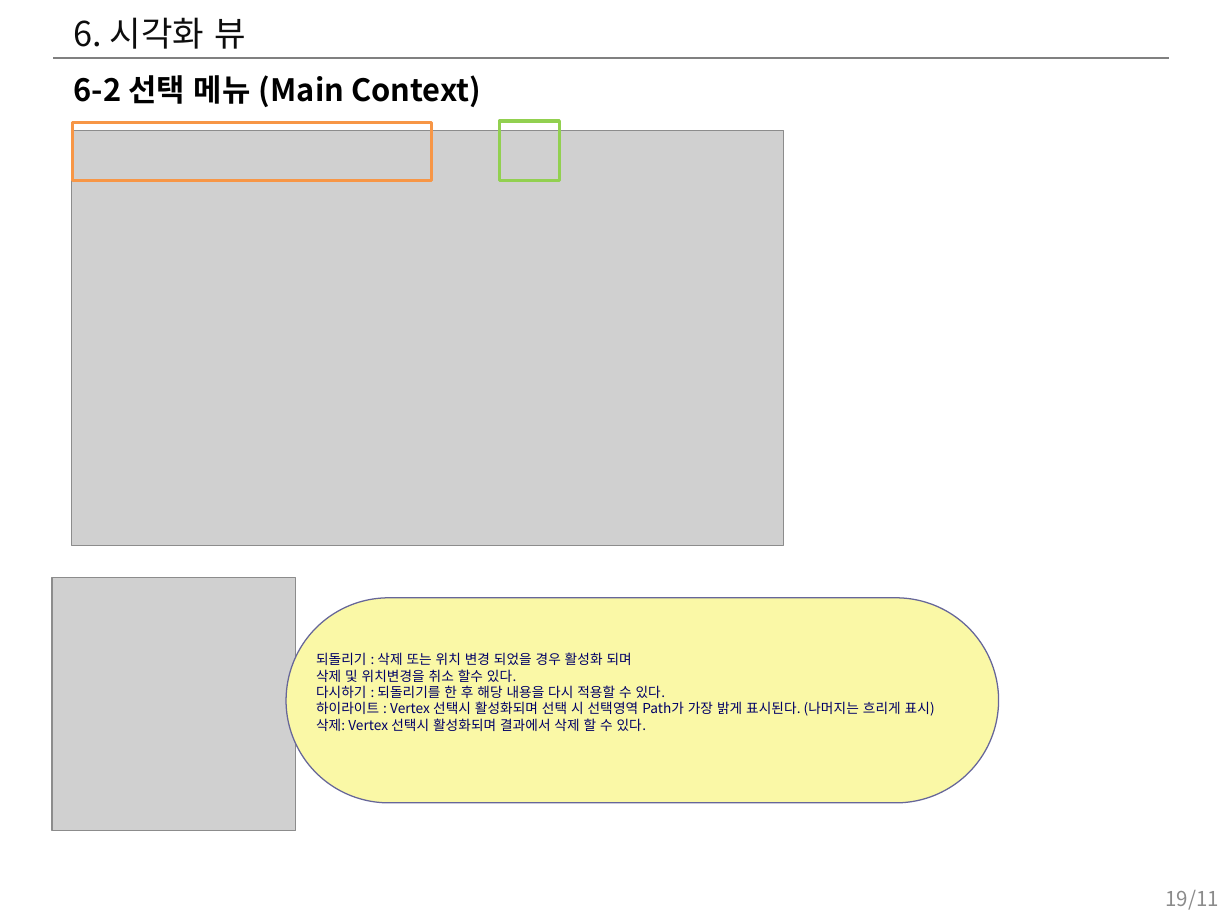
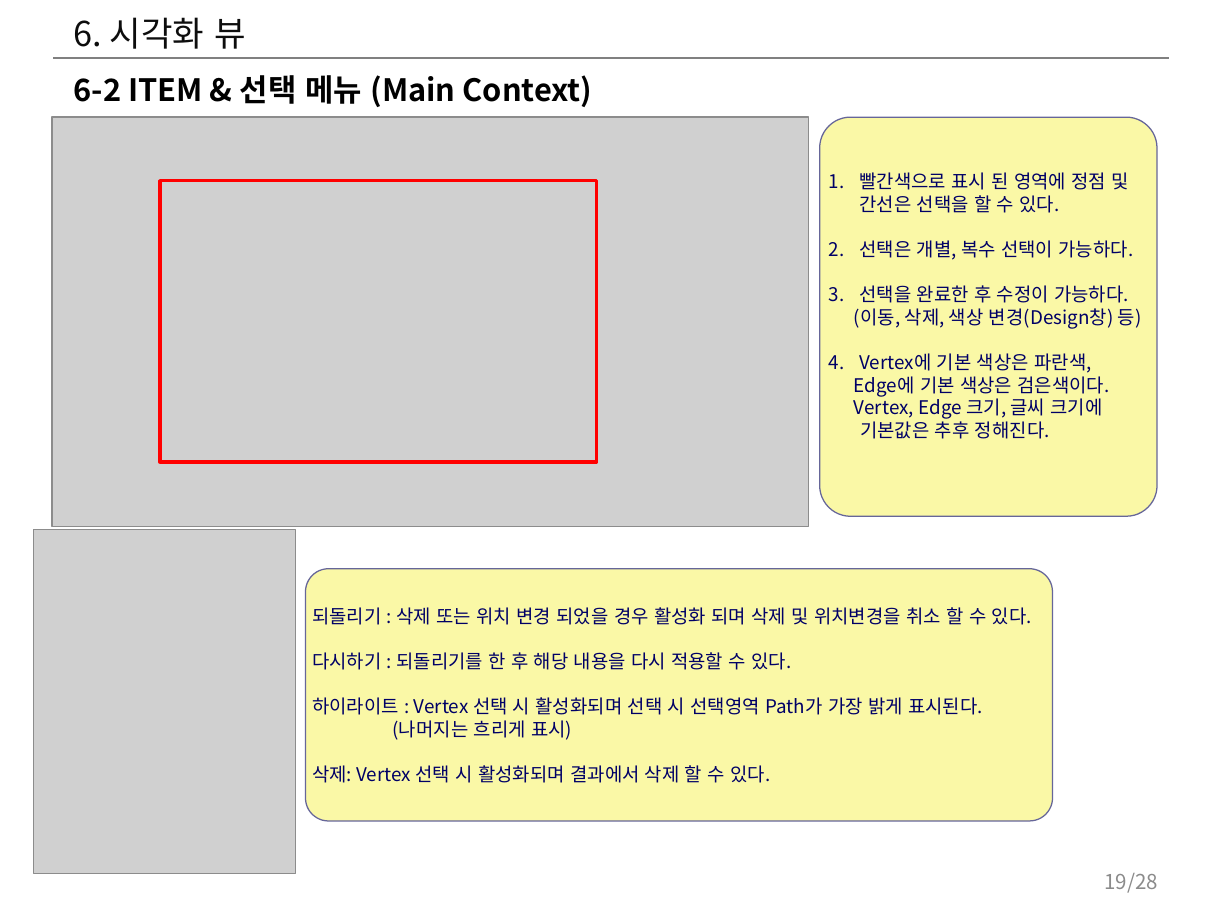
Before and after one commit to postech-dblab-iitp/visual-tool, a slide deck: slide 19 of ViT_docs/시각화도구_UI_UX_기획서.pptx. Drawn at 1232x924 pixels with LibreOffice and Linux fonts; fonts in the diff are those of the drawing; grey boxes stand for pictures. Boxes give left, top, right and bottom in pixels: in the first picture for what was removed or moved away, otherwise in the second. Text is boxed around its words. In the diff, an @@ line names an element or a change of style, - is before the commit and + after.

```diff
--- a/ViT_docs/시각화도구_UI_UX_기획서.pptx
+++ b/ViT_docs/시각화도구_UI_UX_기획서.pptx
@@ text at (x1=74, y1=75, x2=593, y2=107): text changed @@
-6-2 선택 메뉴 (Main Context)
+6-2 ITEM & 선택 메뉴 (Main Context)
@@ picture resized from (x1=71, y1=131, x2=784, y2=546) to (x1=52, y1=117, x2=808, y2=527) @@
@@ rounded rectangle added at (x1=819, y1=117, x2=1157, y2=516), fill #FAF8A6, outline #666699 0.75 pt, 11 pt, text #000066 @@
+1. 빨간색으로 표시 된 영역에 정점 및 간선은 선택을 할 수 있다.
+2. 선택은 개별, 복수 선택이 가능하다.
+3. 선택을 완료한 후 수정이 가능하다.
+(이동, 삭제, 색상 변경(Design창) 등)
+4. Vertex에 기본 색상은 파란색,
+Edge에 기본 색상은 검은색이다.
+Vertex, Edge 크기, 글씨 크기에
+기본값은 추후 정해진다.
@@ rectangle removed at (x1=73, y1=122, x2=431, y2=180) @@
@@ rectangle removed at (x1=500, y1=121, x2=561, y2=180) @@
@@ rectangle added at (x1=160, y1=181, x2=596, y2=462), outline #FF0000 2 pt @@
@@ picture resized from (x1=52, y1=578, x2=296, y2=830) to (x1=33, y1=530, x2=296, y2=873) @@
@@ rounded rectangle "되돌리기 : 삭제 또는 위치 ..." resized from (x1=286, y1=598, x2=998, y2=802) to (x1=306, y1=569, x2=1052, y2=822) @@
@@ rounded rectangle "되돌리기 : 삭제 또는 위치 ..." at (x1=306, y1=569, x2=1052, y2=822): proportions changed @@
@@ text in rounded rectangle at (x1=312, y1=607, x2=1032, y2=625): text changed; size 8 to 11 pt @@
-되돌리기 : 삭제 또는 위치 변경 되었을 경우 활성화 되며
-삭제 및 위치변경을 취소 할수 있다.
+되돌리기 : 삭제 또는 위치 변경 되었을 경우 활성화 되며 삭제 및 위치변경을 취소 할 수 있다.
@@ text in rounded rectangle at (x1=312, y1=652, x2=791, y2=670): size 8 to 11 pt in "다시하기 : 되돌리기를 한 후 해당 내용을 ..." @@
@@ text in rounded rectangle at (x1=312, y1=697, x2=983, y2=783): text changed; size 8 to 11 pt @@
-하이라이트 : Vertex 선택시 활성화되며 선택 시 선택영역 Path가 가장 밝게 표시된다. (나머지는 흐리게 표시)
-삭제: Vertex 선택시 활성화되며 결과에서 삭제 할 수 있다.
+하이라이트 : Vertex 선택 시 활성화되며 선택 시 선택영역 Path가 가장 밝게 표시된다.
+(나머지는 흐리게 표시)
+삭제: Vertex 선택 시 활성화되며 결과에서 삭제 할 수 있다.
@@ page number at (x1=1104, y1=873, x2=1158, y2=893): text changed @@
-19/11
+19/28
```
Also in this commit, not shown: 14 other slides changed, 8 slides added, 2 slides removed.
